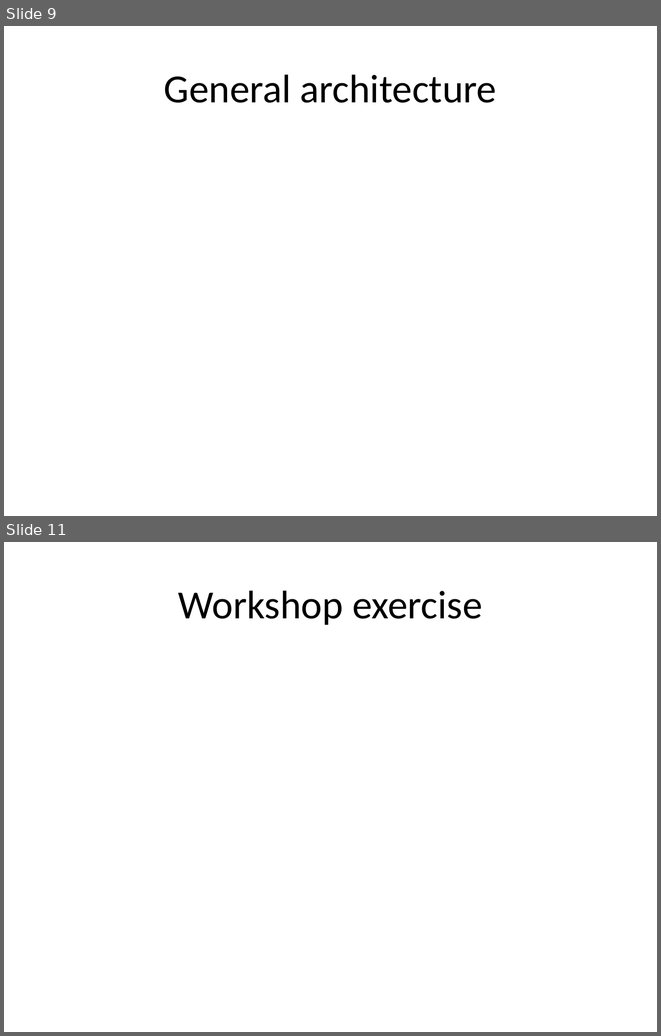
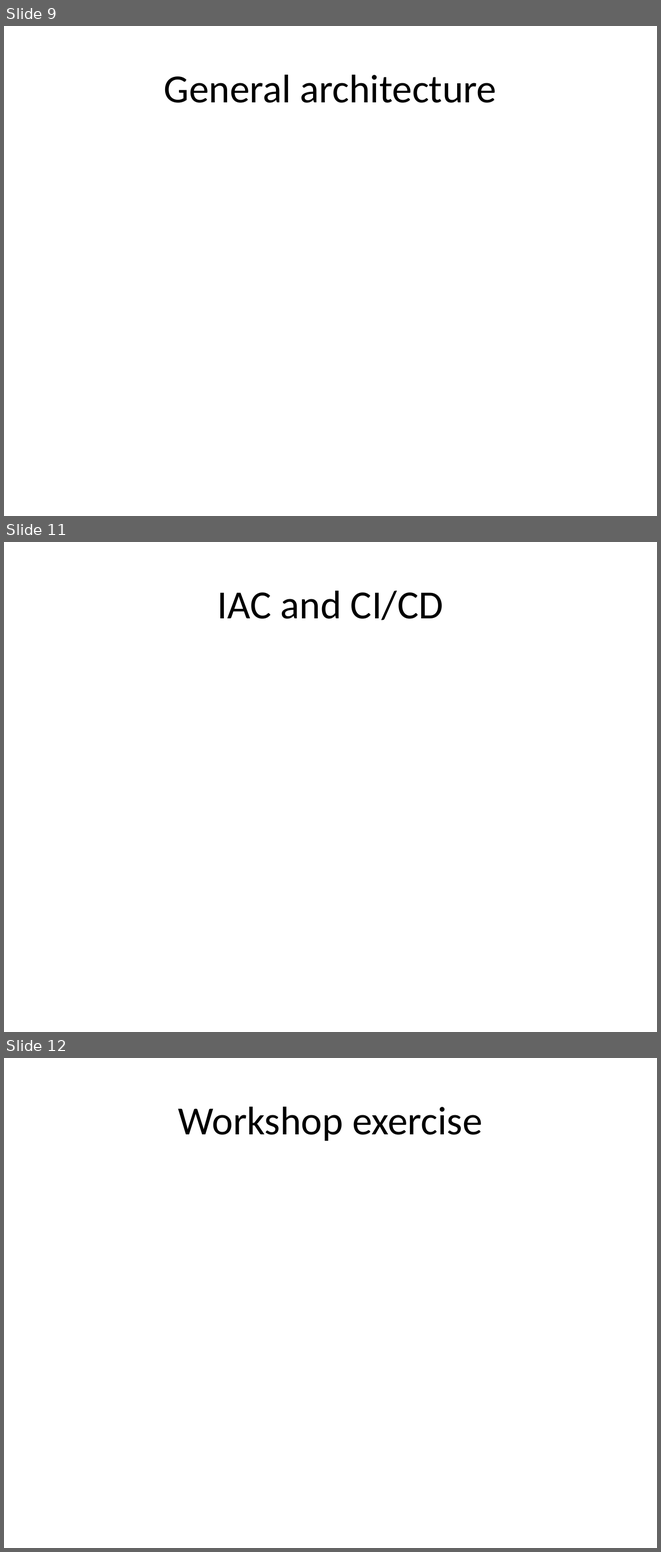
Before and after one commit to yairs2000/DataInCloud, a slide deck: DatainCloud.pptx. Shown one above the other, each under a label of ours: slides 9 and 11 before the commit, slides 9, 11 and 12 after it; the slides between them are not shown. The pictures are 661x1036 and 661x1552 pixels, drawn with LibreOffice and Linux fonts; fonts in the diff are those of the drawing. Boxes give left, top, right and bottom in pixels: in the first picture for what was removed or moved away, otherwise in the second. Text is boxed around its words. In the diff, an @@ line names an element or a change of style, - is before the commit and + after.

```diff
--- a/DatainCloud.pptx
+++ b/DatainCloud.pptx
@@ slide 11 added at <box>4,542,657,1032</box>, background #FFFFFF @@
@@ title added at <box>218,590,443,620</box>, 44 pt, text #000000 @@
+IAC and CI/CD
@@ what was slide 11 is now slide 12 @@
```
Also in this commit, not shown: 1 slide changed, 2 other files.
